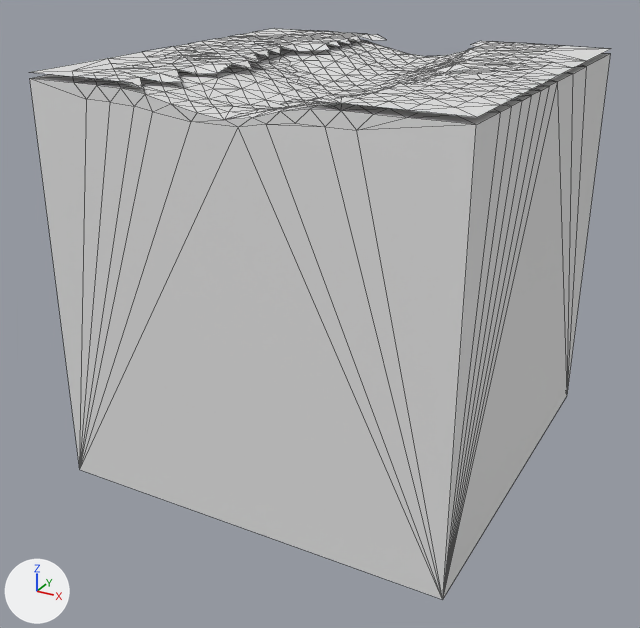
The Blender file Tiles/PathStraight.blend as it was, and as the next commit left it.
Camera for both pictures: a 50 mm camera at (1.96, -3.8, 1.58) aimed at (-0.05, -0.15, -0.25). Lighting does not change. The marker at lower left points along +X, +Y and +Z. The first picture is the older version. Mesh edges are drawn as thin lines.

The older version as bpy lines, for what is in view:
```python
mat_grass = principled_material('Grass')
mat_grass.base_color = (0.8, 0.8, 0.8)  # white #e7e7e7
me_pathstraight = bpy.data.meshes.new('PathStraight')
me_pathstraight.from_pydata(...)  # 527 vertices, 1049 faces; spans x -1.0..1.0, y -1.0..1.0, z -1.0..0.98
me_pathstraightgrass = bpy.data.meshes.new('PathStraightGrass')
me_pathstraightgrass.from_pydata(...)  # 319 vertices, 537 faces; spans x -1.0..1.0, y -1.0..1.0, z 0.98..1.0
me_pathstraightgrass.materials.append(mat_grass)  # white #e7e7e7
ob_pathstraight = bpy.data.objects.new('PathStraight', me_pathstraight)
ob_pathstraight.location = (0.0, 0.0, 0.0)
ob_pathstraightgrass = bpy.data.objects.new('PathStraightGrass', me_pathstraightgrass)
ob_pathstraightgrass.parent = ob_pathstraight
ob_pathstraightgrass.location = (0.0, 0.0, 0.0)
```
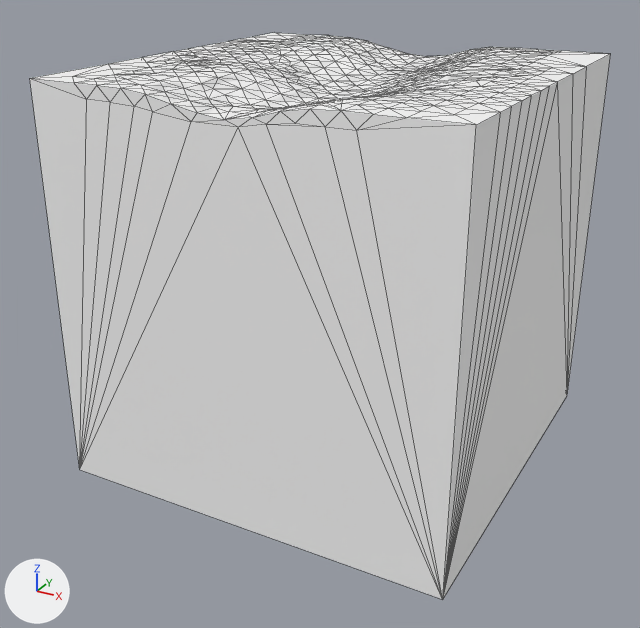
What the commit changed:
Picture 'PathStraightMask' (img_pathstraightmask) is new.
Material 'Grass' (mat_grass) changes colour from white #e7e7e7 to green #2e8133; in linear values from (0.8, 0.8, 0.8) to (0.0273, 0.22, 0.0331).
Material 'PathStraight' (mat_pathstraight) is new.
Its texture is img_pathstraightmask.
me_pathstraight has 527 vertices, 1049 faces and spans x -1.0..1.0, y -1.0..1.0, z -1.0..0.98.
me_pathstraight gains material mat_pathstraight (picture img_pathstraightmask).
Object 'PathStraightGrass' (ob_pathstraightgrass) is now hidden.

Changed parts and their boxes (x1, y1, x2, y2) in the pictures (640 x 628 px):
'PathStraight', recoloured: (30, 38, 610, 599) in both
'PathStraightGrass', hidden: before (30, 28, 610, 117)
